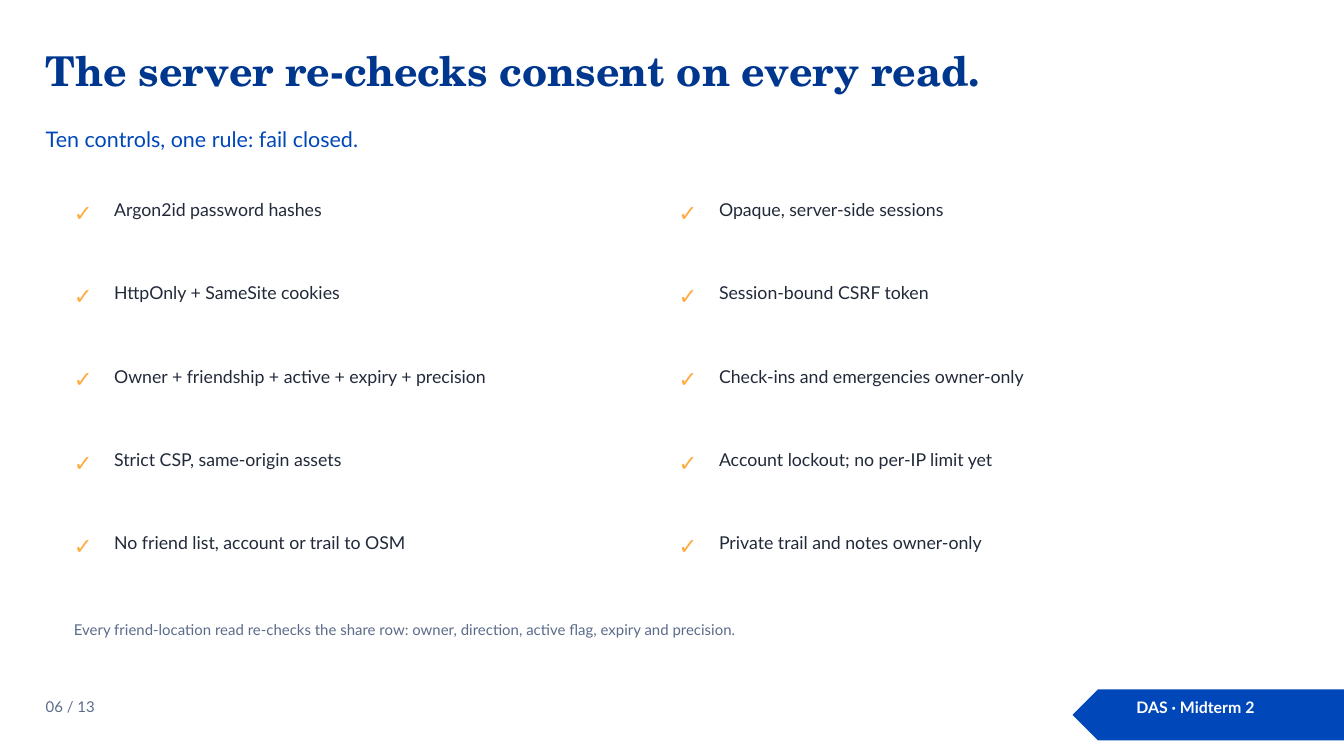
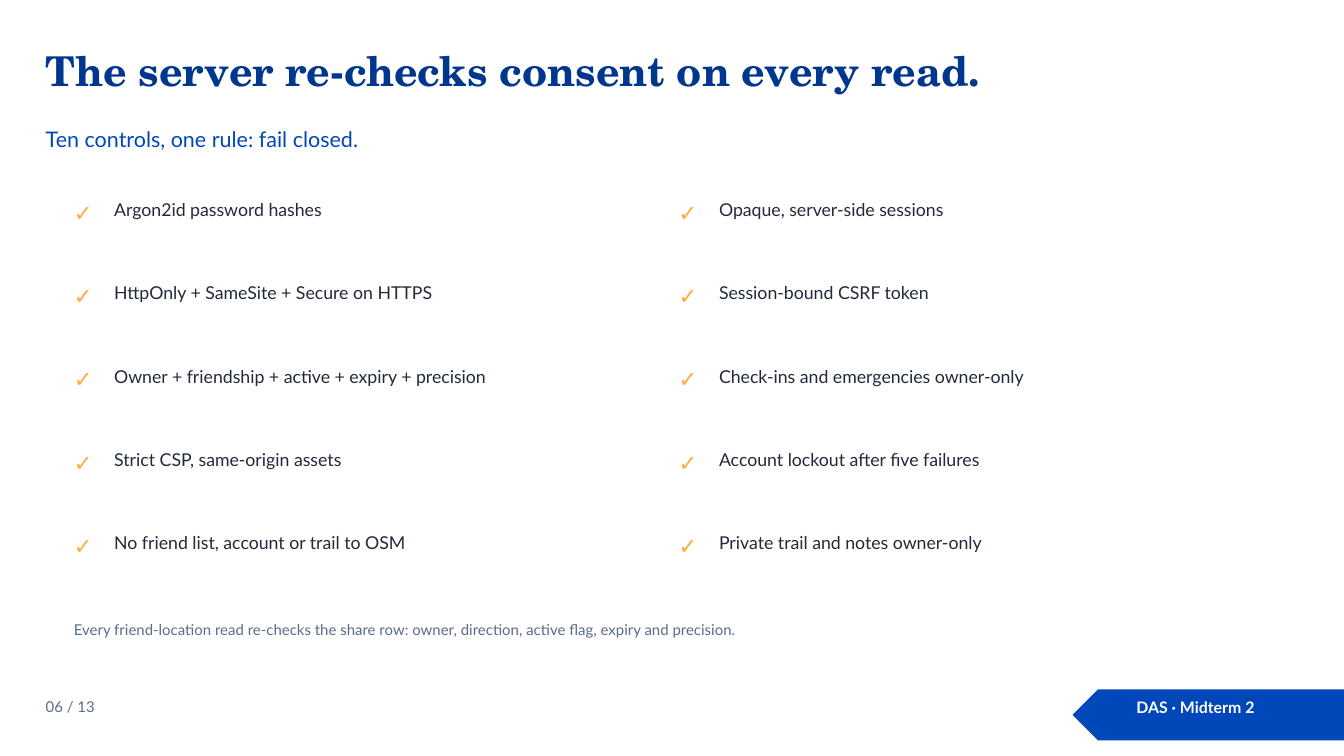
Before and after one commit to Prince-of-Nothing/Pinpoint, a slide deck: slide 6 of docs/midterm2/Pinpoint-DAS.pptx. Drawn at 1344x756 pixels with LibreOffice and Linux fonts; fonts in the diff are those of the drawing. Boxes give left, top, right and bottom in pixels: in the first picture for what was removed or moved away, otherwise in the second. Text is boxed around its words. In the diff, an @@ line names an element or a change of style, - is before the commit and + after.

Commit message:
[FIX] finalize: emergency consent, security headers and native Today (#110)
* [FIX] server: keep paused shares paused during an emergency

* [FIX] security: Secure cookie on HTTPS, HSTS and API headers

* [FIX] native: surface Today errors and keep refreshes independent

* [DOCS] midterm 2: align security, emergency and offline claims

* [DOCS] das: correct route, expiry and security claims

* [DOCS] finalize: refresh report and deck PDFs, changelog

```diff
--- a/docs/midterm2/Pinpoint-DAS.pptx
+++ b/docs/midterm2/Pinpoint-DAS.pptx
@@ text at (x1=114, y1=286, x2=433, y2=302): text changed @@
-HttpOnly + SameSite cookies
+HttpOnly + SameSite + Secure on HTTPS
@@ text at (x1=719, y1=453, x2=979, y2=466): text changed @@
-Account lockout; no per-IP limit yet
+Account lockout after five failures
```
Also in this commit, not shown: 6 other slides changed, 15 other files.
